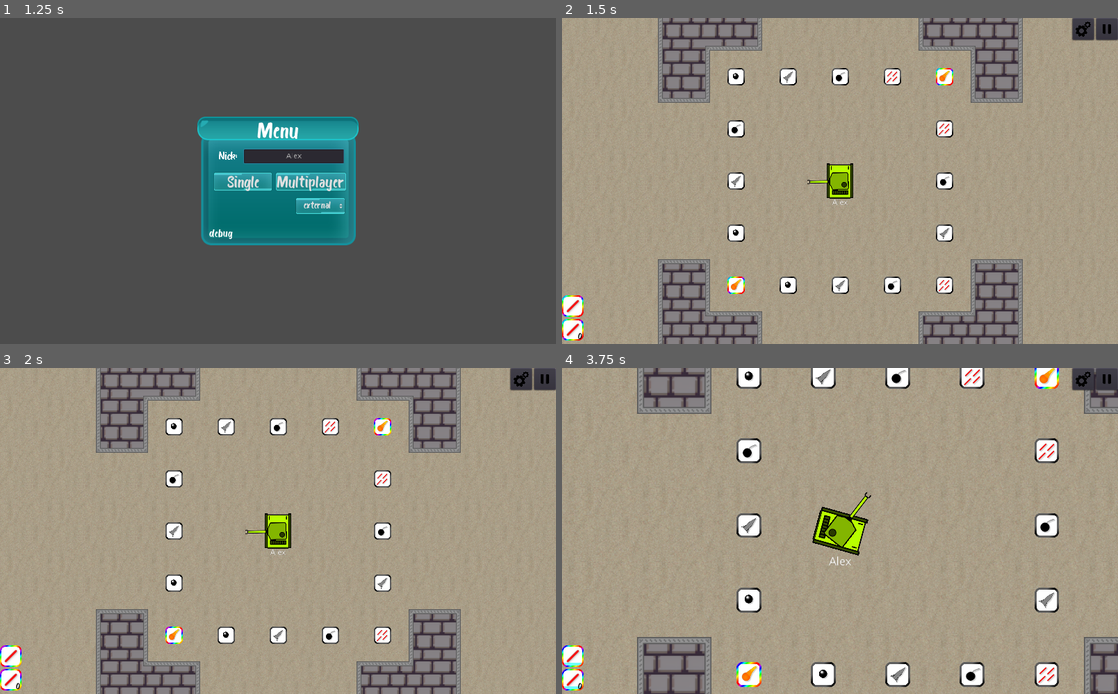
Above: before the commit, frames 1-4 (two rows, left to right).
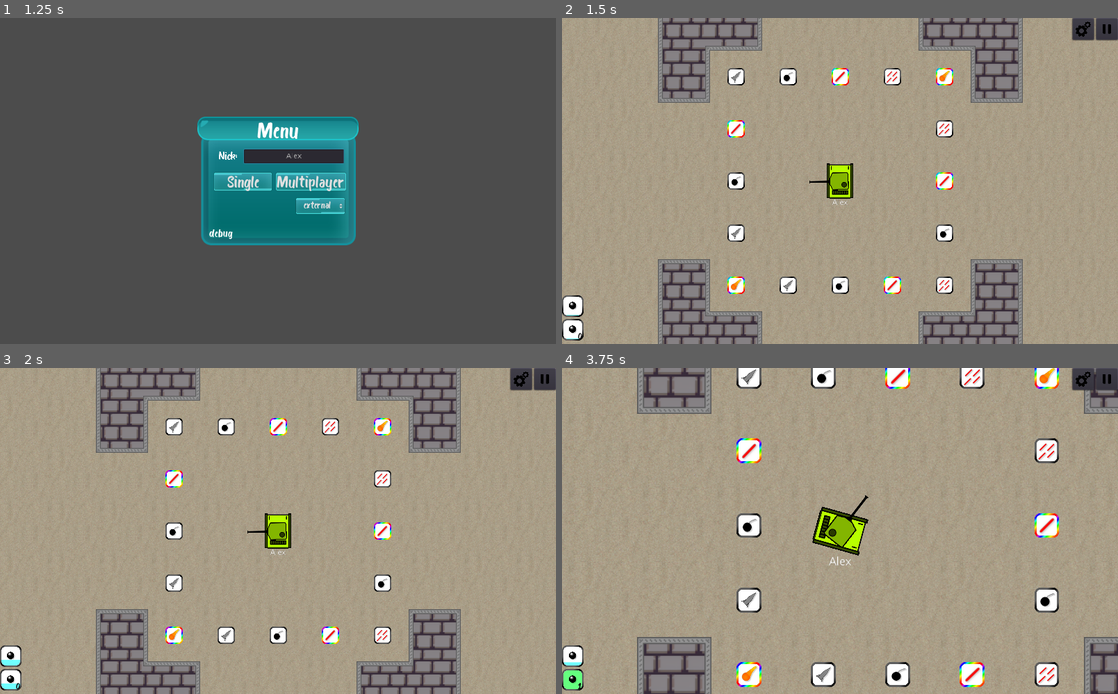
Above: after the commit, the same moments.

Repository: mm-102/godot_tanks
Game: Godot game, scene res://GameModeMaster.tscn
The game is run twice, just before and just after one commit, with the same random seed, the same clock (stepped at 60 frames per second) and the same inputs.
Inputs (mouse positions are in pixels of both pictures, inside the frame that each line leads up to):
- Up to frame 1 (1.25 s): click (294, 154) at 0.52 s; type "Alex" at 0.6 s
- Up to frame 2 (1.5 s): click "Single" at 1.25 s
- Up to frame 3 (2 s): no input
- Up to frame 4 (3.75 s): tap Enter at 2 s; move the mouse to (962, 514) at 2.02 s; hold D (p_right) 2.03-2.78 s; hold Tab (Scoreboard) 2.03-2.78 s; move the mouse to (728, 547) at 2.77 s; hold S (p_backward) 2.78-3.53 s; click (728, 547) at 2.85 s; move the mouse to (895, 459) at 3.52 s; hold D (p_right) from 3.53 s (still down); tap Mouse wheel up (p_zoom_in) at 3.6 s

Frame 1 is identical in both runs. In frame 2, 0.8% of the frame differs, in the area x 0-71%, y 15-99%; in frame 3, 0.9%; in frame 4, 1.5%, in the area x 0-90%, y 0-99%.

Commit message:
Change number of Upgrades in column

Diff:
--- a/Global/GameSettings.gd
+++ b/Global/GameSettings.gd
@@ -46,7 +46,7 @@
 
 
 const SPECIAL_DEFAULT = {
-	["Tank", "BaseAmmoType"]:  Ammunition.TYPES.LASER,
+	["Tank", "BaseAmmoType"]:  Ammunition.TYPES.BULLET,
 	["Ammunition", AT.FRAG_BOMB, "Frag", "Type"]: AT.BULLET,
 #	["Visibility"]: true,
 #	["Camera", "CloseRange"]: false,
--- a/Player/Player_GUI/Upgrades/AllUpgrades.gd
+++ b/Player/Player_GUI/Upgrades/AllUpgrades.gd
@@ -27,7 +27,7 @@
 		if upgrade_inst.add_number == 0:
 			continue
 		yield(get_tree(), "idle_frame")
-		if i >= 9:
+		if i >= 8:
 			i = 0
 			column += 1
 			assert(column < 6, "[AllUpgrades] Too much upgrades")
